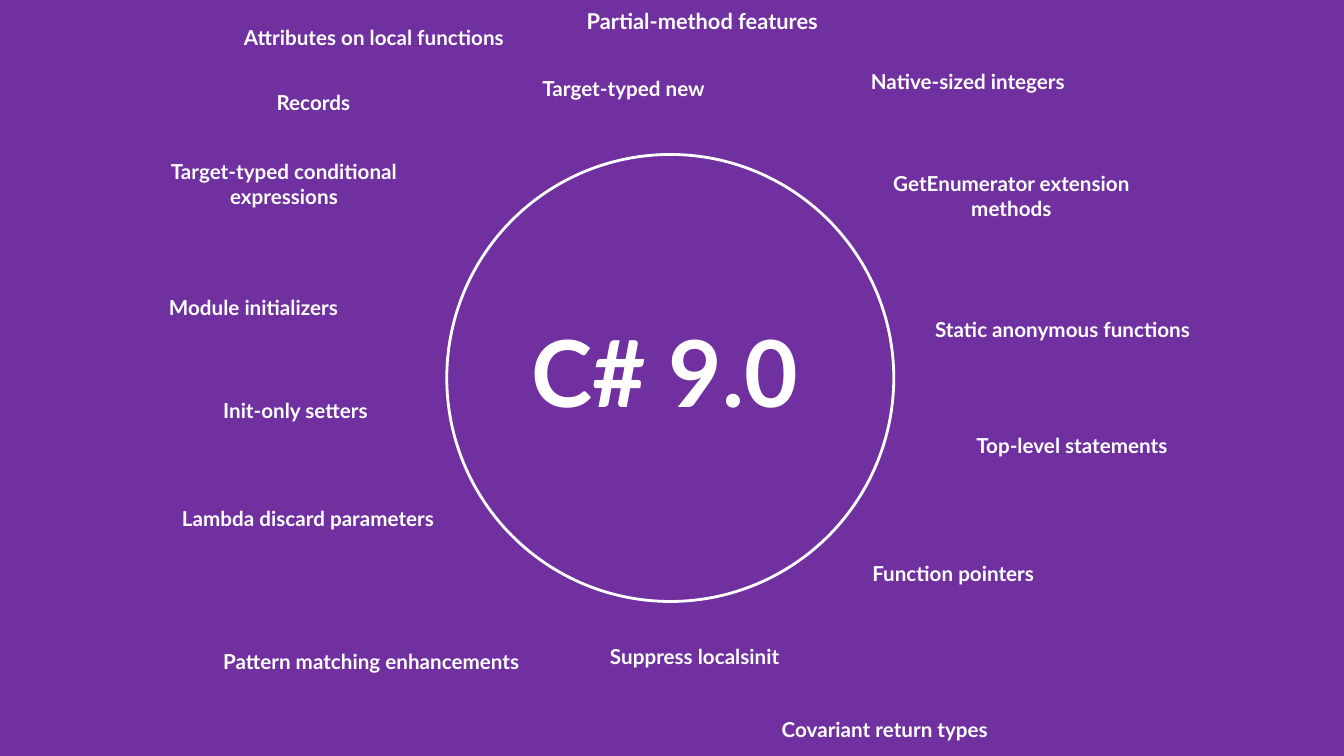
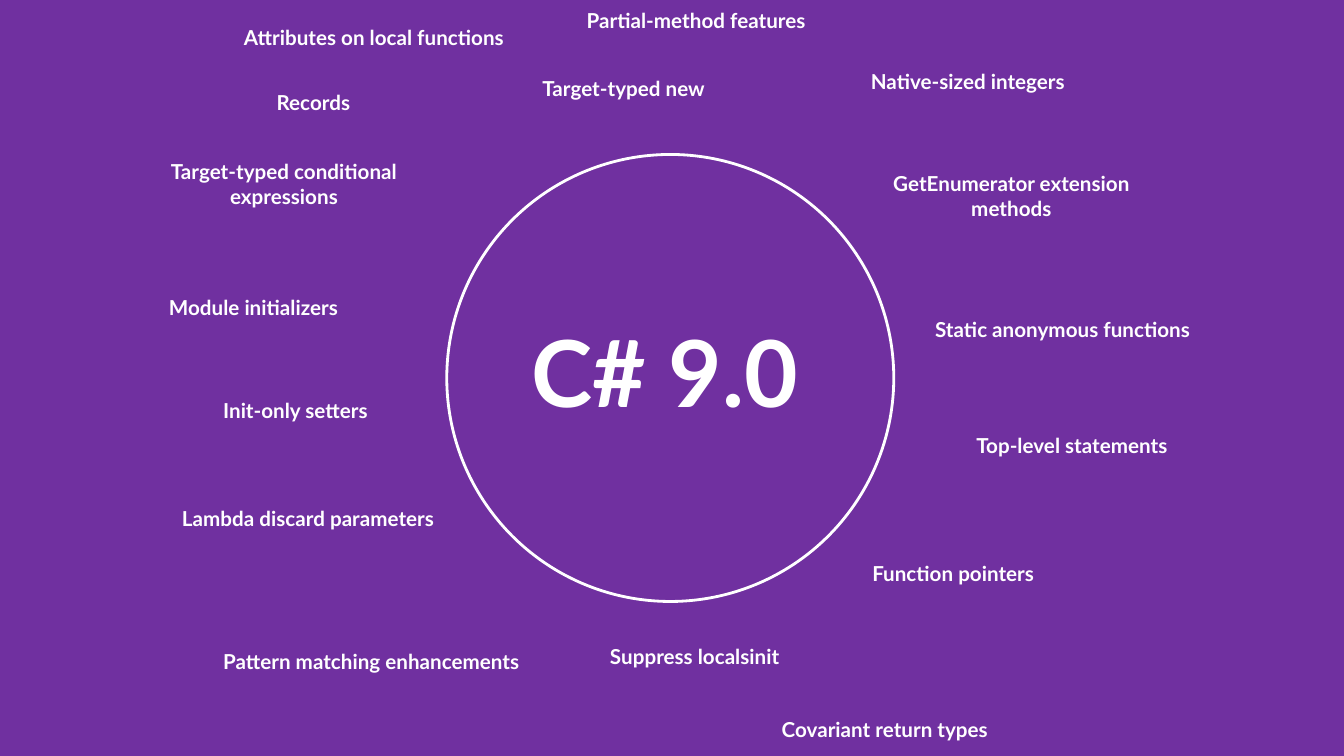
Before and after one commit to waf/DotNetConfThailand.2020.CSharp9, a slide deck: slide 2 of What's new in C# 9.0.pptx. Drawn at 1344x756 pixels with LibreOffice and Linux fonts; fonts in the diff are those of the drawing; background and template pictures are left out. Boxes give left, top, right and bottom in pixels: in the first picture for what was removed or moved away, otherwise in the second. Text is boxed around its words. In the diff, an @@ line names an element or a change of style, - is before the commit and + after.

Commit message:
fix presentation formatting

```diff
--- a/What's new in C# 9.0.pptx
+++ b/What's new in C# 9.0.pptx
@@ text "Partial-method features" at [587,12,805,28]: size 15.7 to 14.7 pt @@
```
